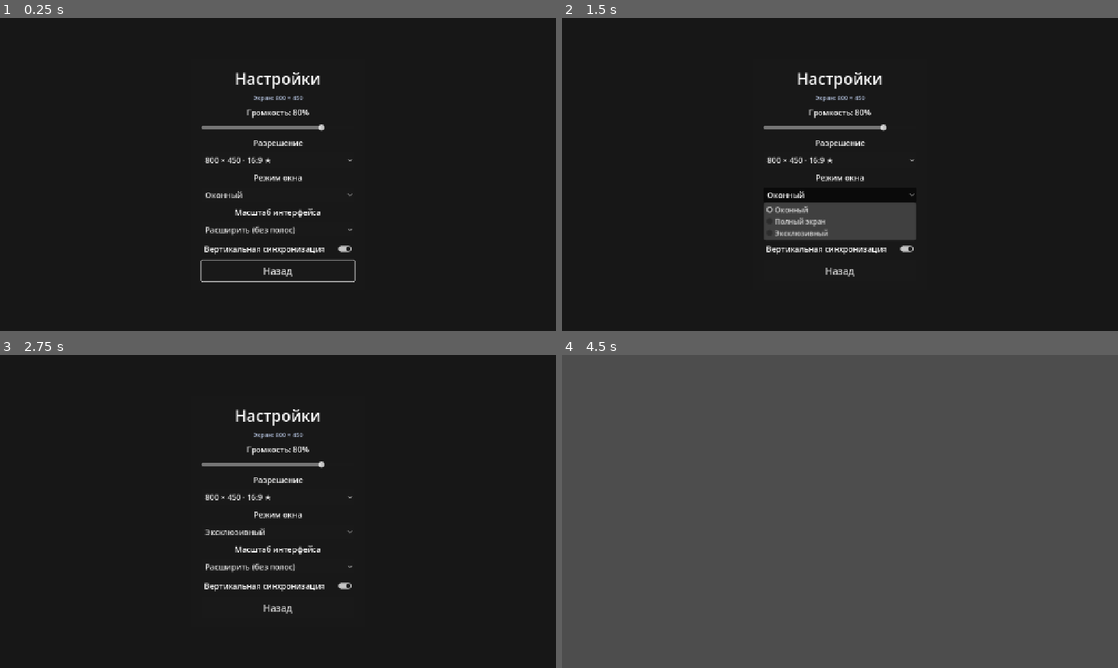
Above: before the commit, frames 1-4 (two rows, left to right).
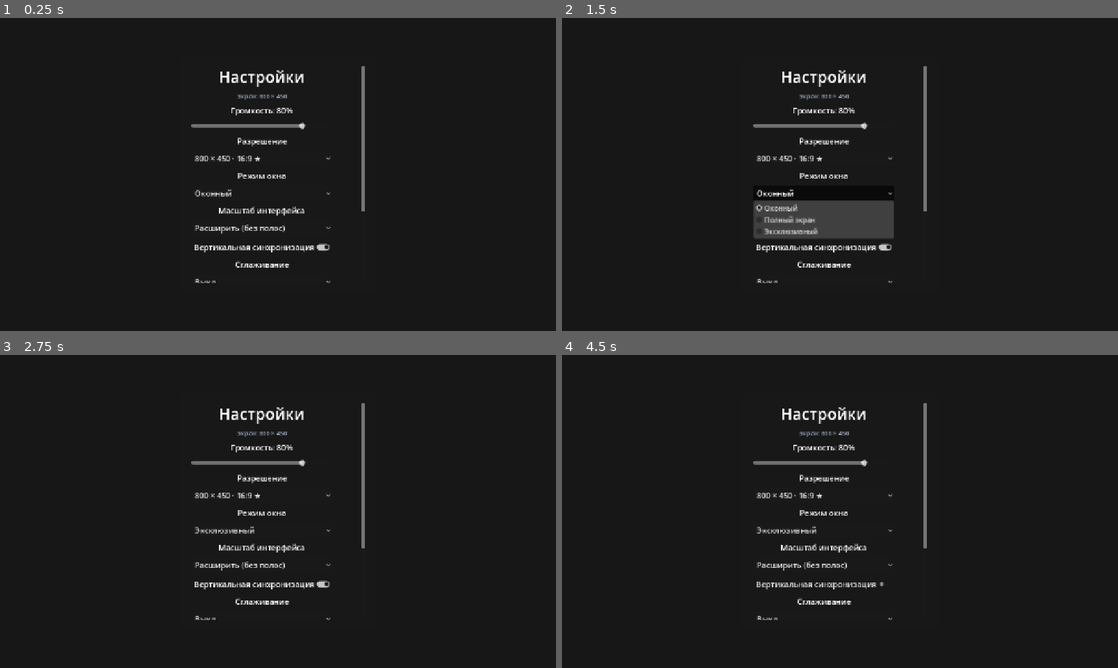
Above: after the commit, the same moments.

Repository: markuslool/Gamegaygame
Game: Godot game, scene res://scenes/settings.tscn
The game is run twice, just before and just after one commit, with the same random seed, the same clock (stepped at 60 frames per second) and the same inputs. This scene is started directly instead of the project's main scene.
Inputs (mouse positions are in pixels of both pictures, inside the frame that each line leads up to):
- Up to frame 1 (0.25 s): no input
- Up to frame 2 (1.5 s): click "800 × 450 · 16:9 ★" at 0.5 s; click "Оконный" at 1.25 s
- Up to frame 3 (2.75 s): click "Расширить (без полос)" at 2 s
- Up to frame 4 (4.5 s): click "Эксклюзивный" at 2.75 s; click "Вертикальная синхронизация" at 3.5 s; click (840, 608) at 4.25 s, where only the run before the commit has a clickable "Назад"

The runs differ from the first frame. In frame 1, 3.6% of the frame differs, in the area x 34-66%, y 15-85%; in frame 2, 4.1%; in frame 3, 3.4%; in frame 4, 99%, in the area x 0-100%, y 0-100%.

Commit message:
апскейлеры сглаживания

Diff:
--- a/scenes/settings.tscn
+++ b/scenes/settings.tscn
@@ -34,18 +34,23 @@
 theme_override_constants/margin_top = 20
 theme_override_constants/margin_bottom = 20
 
-[node name="VBox" type="VBoxContainer" parent="Center/Panel/Margin"]
+[node name="Scroll" type="ScrollContainer" parent="Center/Panel/Margin"]
+custom_minimum_size = Vector2(400, 500)
+layout_mode = 2
+horizontal_scroll_mode = 0
+
+[node name="VBox" type="VBoxContainer" parent="Center/Panel/Margin/Scroll"]
 layout_mode = 2
 theme_override_constants/separation = 10
-alignment = 1
+alignment = 0
 
-[node name="Title" type="Label" parent="Center/Panel/Margin/VBox"]
+[node name="Title" type="Label" parent="Center/Panel/Margin/Scroll/VBox"]
 layout_mode = 2
 theme_override_font_sizes/font_size = 36
 text = "Настройки"
 horizontal_alignment = 1
 
-[node name="ScreenLabel" type="Label" parent="Center/Panel/Margin/VBox"]
+[node name="ScreenLabel" type="Label" parent="Center/Panel/Margin/Scroll/VBox"]
 unique_name_in_owner = true
 layout_mode = 2
 theme_override_colors/font_color = Color(0.65, 0.7, 0.8, 1)
@@ -53,14 +58,14 @@
 text = "Экран"
 horizontal_alignment = 1
 
-[node name="VolLabel" type="Label" parent="Center/Panel/Margin/VBox"]
+[node name="VolLabel" type="Label" parent="Center/Panel/Margin/Scroll/VBox"]
 unique_name_in_owner = true
 layout_mode = 2
 theme_override_font_sizes/font_size = 18
 text = "Громкость: 80%"
 horizontal_alignment = 1
 
-[node name="VolSlider" type="HSlider" parent="Center/Panel/Margin/VBox"]
+[node name="VolSlider" type="HSlider" parent="Center/Panel/Margin/Scroll/VBox"]
 unique_name_in_owner = true
 custom_minimum_size = Vector2(320, 24)
 layout_mode = 2
@@ -68,46 +73,91 @@
 step = 1.0
 value = 80.0
 
-[node name="ResLabel" type="Label" parent="Center/Panel/Margin/VBox"]
+[node name="ResLabel" type="Label" parent="Center/Panel/Margin/Scroll/VBox"]
 layout_mode = 2
 theme_override_font_sizes/font_size = 18
 text = "Разрешение"
 horizontal_alignment = 1
 
-[node name="ResOptions" type="OptionButton" parent="Center/Panel/Margin/VBox"]
+[node name="ResOptions" type="OptionButton" parent="Center/Panel/Margin/Scroll/VBox"]
 unique_name_in_owner = true
 layout_mode = 2
 theme_override_font_sizes/font_size = 18
 
-[node name="ModeLabel" type="Label" parent="Center/Panel/Margin/VBox"]
+[node name="ModeLabel" type="Label" parent="Center/Panel/Margin/Scroll/VBox"]
 layout_mode = 2
 theme_override_font_sizes/font_size = 18
 text = "Режим окна"
 horizontal_alignment = 1
 
-[node name="ModeOptions" type="OptionButton" parent="Center/Panel/Margin/VBox"]
+[node name="ModeOptions" type="OptionButton" parent="Center/Panel/Margin/Scroll/VBox"]
 unique_name_in_owner = true
 layout_mode = 2
 theme_override_font_sizes/font_size = 18
 
-[node name="AspectLabel" type="Label" parent="Center/Panel/Margin/VBox"]
+[node name="AspectLabel" type="Label" parent="Center/Panel/Margin/Scroll/VBox"]
 layout_mode = 2
 theme_override_font_sizes/font_size = 18
 text = "Масштаб интерфейса"
 horizontal_alignment = 1
 
-[node name="AspectOptions" type="OptionButton" parent="Center/Panel/Margin/VBox"]
+[node name="AspectOptions" type="OptionButton" parent="Center/Panel/Margin/Scroll/VBox"]
 unique_name_in_owner = true
 layout_mode = 2
 theme_override_font_sizes/font_size = 18
 
-[node name="VSync" type="CheckButton" parent="Center/Panel/Margin/VBox"]
+[node name="VSync" type="CheckButton" parent="Center/Panel/Margin/Scroll/VBox"]
 unique_name_in_owner = true
 layout_mode = 2
 theme_override_font_sizes/font_size = 18
 text = "Вертикальная синхронизация"
 
-[node name="BackButton" type="Button" parent="Center/Panel/Margin/VBox"]
+[node name="AALabel" type="Label" parent="Center/Panel/Margin/Scroll/VBox"]
+layout_mode = 2
+theme_override_font_sizes/font_size = 18
+text = "Сглаживание"
+horizontal_alignment = 1
+
+[node name="AA" type="OptionButton" parent="Center/Panel/Margin/Scroll/VBox"]
+unique_name_in_owner = true
+layout_mode = 2
+theme_override_font_sizes/font_size = 18
+
+[node name="UpscalerLabel" type="Label" parent="Center/Panel/Margin/Scroll/VBox"]
+layout_mode = 2
+theme_override_font_sizes/font_size = 18
+text = "Апскейлер"
+horizontal_alignment = 1
+
+[node name="Upscaler" type="OptionButton" parent="Center/Panel/Margin/Scroll/VBox"]
+unique_name_in_owner = true
+layout_mode = 2
+theme_override_font_sizes/font_size = 18
+
+[node name="UpscalerHint" type="Label" parent="Center/Panel/Margin/Scroll/VBox"]
+layout_mode = 2
+theme_override_colors/font_color = Color(0.65, 0.7, 0.8, 1)
+theme_override_font_sizes/font_size = 14
+text = "FSR 2.2 лучше работает с включённым TAA"
+horizontal_alignment = 1
+
+[node name="RenderScaleLabel" type="Label" parent="Center/Panel/Margin/Scroll/VBox"]
+unique_name_in_owner = true
+layout_mode = 2
+theme_override_font_sizes/font_size = 18
+text = "Масштаб рендера: 100%"
+horizontal_alignment = 1
+
+[node name="RenderScale" type="HSlider" parent="Center/Panel/Margin/Scroll/VBox"]
+unique_name_in_owner = true
+custom_minimum_size = Vector2(320, 24)
+layout_mode = 2
+min_value = 25.0
+max_value = 200.0
+step = 5.0
+value = 100.0
+
+[node name="BackButton" type="Button" parent="Center/Panel/Margin/Scroll/VBox"]
 unique_name_in_owner = true
 custom_minimum_size = Vector2(260, 48)
 layout_mode = 2
--- a/scripts/settings.gd
+++ b/scripts/settings.gd
@@ -42,6 +42,35 @@
 	"Растянуть (искажение)",
 ]
 
+const MSAA_MODES: Array[Viewport.MSAA] = [
+	Viewport.MSAA_DISABLED,
+	Viewport.MSAA_2X,
+	Viewport.MSAA_4X,
+	Viewport.MSAA_8X,
+]
+
+# Один выбор = готовый пресет (индекс MSAA, FXAA, TAA)
+const AA_NAMES: PackedStringArray = [
+	"Выкл",
+	"FXAA (быстро)",
+	"MSAA 2×",
+	"MSAA 4×",
+	"MSAA 4× + FXAA",
+	"MSAA 8×",
+	"TAA",
+	"TAA + FXAA",
+]
+const AA_MSAA: Array = [0, 0, 1, 2, 2, 3, 0, 0]
+const AA_FXAA: Array = [false, true, false, false, true, false, false, true]
+const AA_TAA: Array = [false, false, false, false, false, false, true, true]
+
+const UPSCALERS: Array[Viewport.Scaling3DMode] = [
+	Viewport.SCALING_3D_MODE_BILINEAR,
+	Viewport.SCALING_3D_MODE_FSR,
+	Viewport.SCALING_3D_MODE_FSR2,
+]
+const UPSCALER_NAMES: PackedStringArray = ["Билинейный", "FSR 1.0", "FSR 2.2"]
+
 @onready var screen_label: Label = %ScreenLabel
 @onready var vol_slider: HSlider = %VolSlider
 @onready var vol_label: Label = %VolLabel
@@ -49,6 +78,10 @@
 @onready var mode_options: OptionButton = %ModeOptions
 @onready var aspect_options: OptionButton = %AspectOptions
 @onready var vsync_check: CheckButton = %VSync
+@onready var aa_options: OptionButton = %AA
+@onready var upscaler_options: OptionButton = %Upscaler
+@onready var render_scale_slider: HSlider = %RenderScale
+@onready var render_scale_label: Label = %RenderScaleLabel
 @onready var back_button: Button = %BackButton
 
 var _resolutions_cache: Array[Vector2i] = []
@@ -73,6 +106,10 @@
 		mode_options.add_item(n)
 	for n in ASPECT_NAMES:
 		aspect_options.add_item(n)
+	for n in AA_NAMES:
+		aa_options.add_item(n)
+	for n in UPSCALER_NAMES:
+		upscaler_options.add_item(n)
 
 	var cfg := _load_cfg()
 	vol_slider.set_value_no_signal(float(cfg.get_value("audio", "volume", 80.0)))
@@ -81,12 +118,19 @@
 	mode_options.select(clampi(int(cfg.get_value("video", "window_mode", 0)), 0, MODES.size() - 1))
 	aspect_options.select(_saved_aspect_idx(cfg))
 	vsync_check.set_pressed_no_signal(bool(cfg.get_value("video", "vsync", true)))
+	aa_options.select(_saved_aa_idx(cfg))
+	upscaler_options.select(clampi(int(cfg.get_value("video", "upscaler", 0)), 0, UPSCALERS.size() - 1))
+	render_scale_slider.set_value_no_signal(float(cfg.get_value("video", "render_scale", 100.0)))
+	render_scale_label.text = "Масштаб рендера: %d%%" % int(render_scale_slider.value)
 
 	vol_slider.value_changed.connect(_on_volume_changed)
 	res_options.item_selected.connect(_on_video_changed.unbind(1))
 	mode_options.item_selected.connect(_on_video_changed.unbind(1))
 	aspect_options.item_selected.connect(_on_video_changed.unbind(1))
 	vsync_check.toggled.connect(_on_video_changed.unbind(1))
+	aa_options.item_selected.connect(_on_video_changed.unbind(1))
+	upscaler_options.item_selected.connect(_on_video_changed.unbind(1))
+	render_scale_slider.value_changed.connect(_on_render_scale_changed)
 	back_button.pressed.connect(close)
 
 	_apply_all()
@@ -112,6 +156,12 @@
 		clampi(int(cfg.get_value("video", "window_mode", 0)), 0, MODES.size() - 1),
 		_saved_aspect_idx(cfg),
 		bool(cfg.get_value("video", "vsync", true))
+	)
+	_apply_render(
+		tree.root,
+		_saved_aa_idx(cfg),
+		clampi(int(cfg.get_value("video", "upscaler", 0)), 0, UPSCALERS.size() - 1),
+		float(cfg.get_value("video", "render_scale", 100.0))
 	)
 
 
@@ -193,9 +243,27 @@
 	return 0
 
 
+# Старый сейв хранит msaa/fxaa/taa по отдельности — маппим на пресет.
+# Точного совпадения может не быть — тогда подбираем по MSAA+TAA.
+static func _saved_aa_idx(cfg: ConfigFile) -> int:
+	if cfg.has_section_key("video", "aa_preset"):
+		return clampi(int(cfg.get_value("video", "aa_preset", 0)), 0, AA_NAMES.size() - 1)
+	var msaa := clampi(int(cfg.get_value("video", "msaa3d", 0)), 0, MSAA_MODES.size() - 1)
+	var fxaa := bool(cfg.get_value("video", "fxaa", false))
+	var taa := bool(cfg.get_value("video", "taa", false))
+	for i in AA_NAMES.size():
+		if int(AA_MSAA[i]) == msaa and bool(AA_FXAA[i]) == fxaa and bool(AA_TAA[i]) == taa:
+			return i
+	for i in AA_NAMES.size():
+		if int(AA_MSAA[i]) == msaa and bool(AA_TAA[i]) == taa:
+			return i
+	return 0
+
+
 func _apply_all() -> void:
 	_apply_audio(vol_slider.value)
 	_apply_video(get_tree(), _resolutions_cache[res_options.selected], mode_options.selected, aspect_options.selected, vsync_check.button_pressed)
+	_apply_render(get_viewport(), aa_options.selected, upscaler_options.selected, render_scale_slider.value)
 	_save()
 
 
@@ -205,6 +273,11 @@
 	_save()
 
 
+func _on_render_scale_changed(value: float) -> void:
+	render_scale_label.text = "Масштаб рендера: %d%%" % int(value)
+	_apply_all()
+
+
 func _on_video_changed() -> void:
 	_apply_all()
 
@@ -213,6 +286,17 @@
 	var master := AudioServer.get_bus_index("Master")
 	AudioServer.set_bus_mute(master, volume <= 0.0)
 	AudioServer.set_bus_volume_db(master, linear_to_db(maxf(volume / 100.0, 0.0001)))
+
+
+static func _apply_render(vp: Viewport, aa_idx: int, upscaler_idx: int, render_scale: float) -> void:
+	if vp == null:
+		return
+	var a := clampi(aa_idx, 0, AA_NAMES.size() - 1)
+	vp.msaa_3d = MSAA_MODES[int(AA_MSAA[a])]
+	vp.screen_space_aa = Viewport.SCREEN_SPACE_AA_FXAA if bool(AA_FXAA[a]) else Viewport.SCREEN_SPACE_AA_DISABLED
+	vp.use_taa = bool(AA_TAA[a])
+	vp.scaling_3d_mode = UPSCALERS[clampi(upscaler_idx, 0, UPSCALERS.size() - 1)]
+	vp.scaling_3d_scale = clampf(render_scale / 100.0, 0.25, 2.0)
 
 
 static func _apply_video(tree: SceneTree, size: Vector2i, mode_idx: int, aspect_idx: int, vsync: bool) -> void:
@@ -238,6 +322,9 @@
 	cfg.set_value("video", "window_mode", mode_options.selected)
 	cfg.set_value("video", "aspect", aspect_options.selected)
 	cfg.set_value("video", "vsync", vsync_check.button_pressed)
+	cfg.set_value("video", "aa_preset", aa_options.selected)
+	cfg.set_value("video", "upscaler", upscaler_options.selected)
+	cfg.set_value("video", "render_scale", render_scale_slider.value)
 	cfg.save(SAVE_PATH)
 
 
